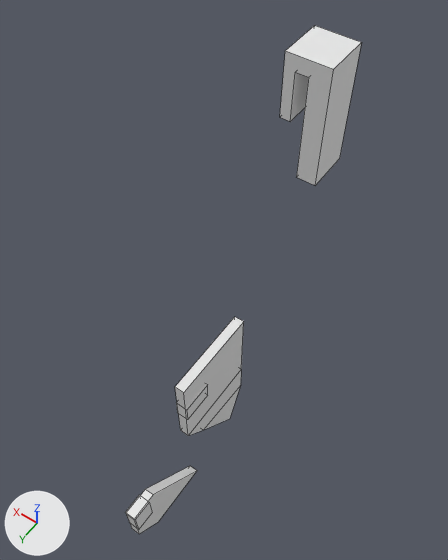
The Blender file blender/clip.blend, before and after one commit.
Rendered twice from a 50 mm lens placed at (-61.4, 107.4, 114.4), pointed at (20.5, -7.3, -65.9). The lights are fixed; the arrows at lower left show +X, +Y and +Z. Mesh edges are drawn as thin lines.

Objects in the first picture: 'c-cav-bot', 'c-cavity-left', 'good clip top'.
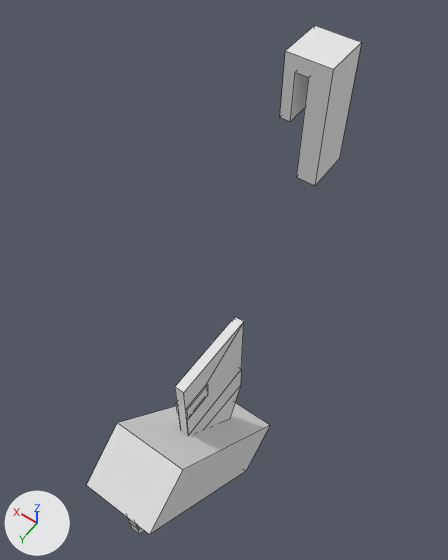
Edits to the bpy script that builds the scene:
```text
Change me_cube_017:
    used by ob_c_cavity_left; location = (8.6, 17.6, -84.4); scale = (0.00641, 0.0593, 0.0397)
    remove me_cube_017.from_pydata(...)  # 20 vertices, 18 faces; spans x -297.0..297.0, y -297.0..297.0, z -1380.0..297.0
    add me_cube_017.from_pydata(...)  # 36 vertices, 30 faces; spans x -373.0..373.0, y -297.0..297.0, z -1380.0..297.0
    me_cube_017 part 1
    6 faces are deleted
    8 vertices are added at x -373.0..297.0, y 91.0..295.0, z -212.0..-16.0
    8 new vertices lie (76.0, 0.0, 0.0) away from vertices in x -373.0..297.0, y 91.0..295.0, z -212.0..-16.0
    18 new faces join them
Add me_cube:
    me_cube.from_pydata(...)  # a box spanning x -297.0..297.0, y -325.0..303.0, z -297.0..297.0
Add ob_cube:
    ob_cube = bpy.data.objects.new('Cube', me_cube)
    ob_cube.location = (8.3, 32.8, -128.8)
    ob_cube.rotation_euler = (-0.699, 0.0, 0.0)  # degrees (-40, 0, 0)
    ob_cube.scale = (0.0479, 0.0403, 0.158)
```

Changed parts and their boxes [x1, y1, x2, y2] in the pictures (448 x 560 px):
'Cube', added: after [87, 403, 270, 535]
'c-cavity-left', reshaped: before [175, 317, 243, 436]; after [175, 317, 243, 434]
part 1 of me_cube_017, built on: before [184, 323, 243, 436]; after [176, 323, 243, 434]
'c-cav-bot', unchanged, covered by the edit: before [126, 466, 197, 534]; after [128, 518, 144, 534]
